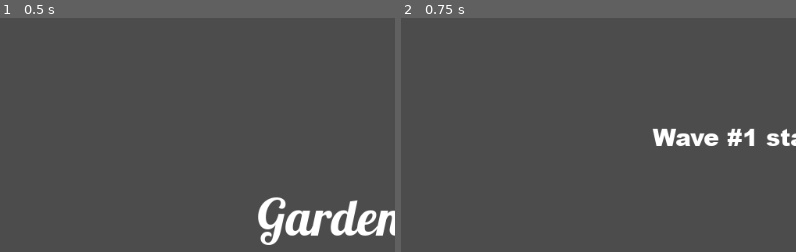
Above: before the commit, frames 1-2 (left to right).
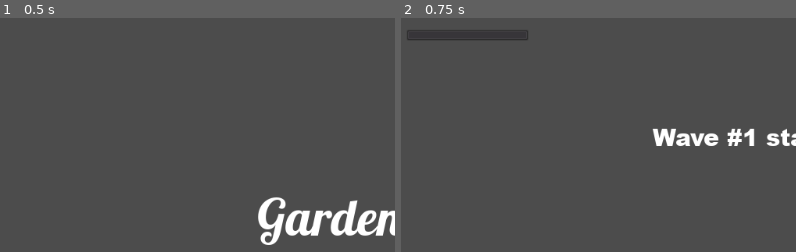
Above: after the commit, the same moments.

Repository: am-camila/Garden-Wars
Game: Godot game, scene res://models/Main/Main.tscn
Two runs of this game, one before a commit and one after it. Both use one fixed random seed, a clock stepped at 60 frames per second and the inputs below.
Inputs:
- Up to frame 1 (0.5 s): no input
- Up to frame 2 (0.75 s): click "Start" at 0.5 s
The pictures show only the part of the screen within x 0-50%, y 0-50%; the shares and areas given below are measured in that part.

Frame 1 is identical in both runs. In frame 2, 0.2% of the frame differs, in the area x 1-33%, y 5-10%.

Commit message:
agrego musica al menu principal

Diff:
--- a/src/models/Hud/HUD.gd
+++ b/src/models/Hud/HUD.gd
@@ -1,6 +1,9 @@
 extends CanvasLayer
 
 signal start_game
+
+func _ready():
+	$HubTheme.play()
 
 func show_message(text):
 	$Message.text = text
@@ -20,6 +23,7 @@
 	$ScoreLabel.text = str(score)
 
 func _on_StartButton_pressed():
+	$HubTheme.stop()
 	$StartButton.hide()
 	emit_signal("start_game")
 	$Message.hide()
--- a/src/models/Hud/HUD.tscn
+++ b/src/models/Hud/HUD.tscn
@@ -1,7 +1,8 @@
-[gd_scene load_steps=4 format=2]
+[gd_scene load_steps=5 format=2]
 
 [ext_resource path="res://models/Hud/HUD.gd" type="Script" id=1]
 [ext_resource path="res://fonts/Lobster-Regular.ttf" type="DynamicFontData" id=2]
+[ext_resource path="res://assets/songs/Menu_music_theme.ogg" type="AudioStream" id=3]
 
 [sub_resource type="DynamicFont" id=1]
 size = 64
@@ -41,5 +42,9 @@
 
 [node name="MessageTimer" type="Timer" parent="."]
 
+[node name="HubTheme" type="AudioStreamPlayer2D" parent="."]
+stream = ExtResource( 3 )
+autoplay = true
+
 [connection signal="pressed" from="StartButton" to="." method="_on_StartButton_pressed"]
 [connection signal="timeout" from="MessageTimer" to="." method="_on_MessageTimer_timeout"]
--- a/src/models/Main/Main.gd
+++ b/src/models/Main/Main.gd
@@ -30,8 +30,10 @@
 
 func _ready():
 	randomize()
+	$ExpBar.hide()
 
 func new_game():
+	$ExpBar.show()
 	time_wave = time_per_wave + (current_wave * time_per_wave * 0.5)
 	player.initialize(self, self)
 	see_wave_text()
--- a/src/models/Main/Main.tscn
+++ b/src/models/Main/Main.tscn
@@ -1,10 +1,11 @@
-[gd_scene load_steps=9 format=2]
+[gd_scene load_steps=10 format=2]
 
 [ext_resource path="res://models/Player/Player.tscn" type="PackedScene" id=1]
 [ext_resource path="res://models/Enemy/Enemy.tscn" type="PackedScene" id=2]
 [ext_resource path="res://models/Main/Main.gd" type="Script" id=3]
 [ext_resource path="res://fonts/ariblk.ttf" type="DynamicFontData" id=4]
 [ext_resource path="res://models/Hud/HUD.tscn" type="PackedScene" id=5]
+[ext_resource path="res://models/ExpBar/ExpBar.tscn" type="PackedScene" id=6]
 
 [sub_resource type="Curve2D" id=1]
 _data = {
@@ -53,6 +54,12 @@
 
 [node name="HUD" parent="." instance=ExtResource( 5 )]
 
+[node name="ExpBar" parent="." instance=ExtResource( 6 )]
+margin_left = 20.0
+margin_top = 15.0
+margin_right = 176.0
+margin_bottom = 29.0
+
 [connection signal="timeout" from="EnemiesTimer" to="." method="_on_EnemiesTimer_timeout"]
 [connection signal="timeout" from="PlayWaveTimer" to="." method="_on_PlayWaveTimer_timeout"]
 [connection signal="timeout" from="NumberWaveTimer" to="." method="_on_NumberWaveTimer_timeout"]
Not shown, added: src/assets/songs/Menu_music_theme.ogg.import
Not shown, added: src/assets/songs/Menu_music_theme.ogg
